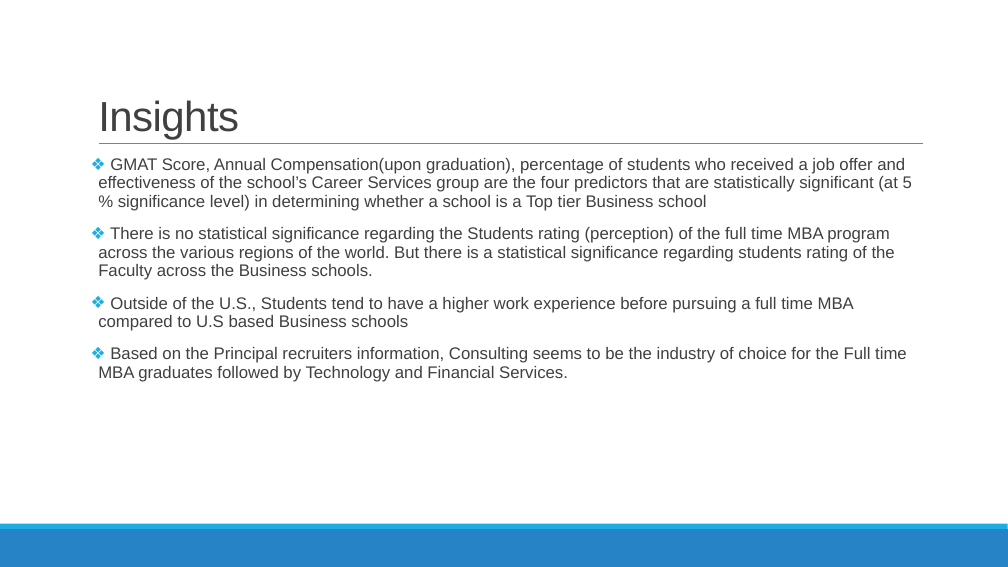
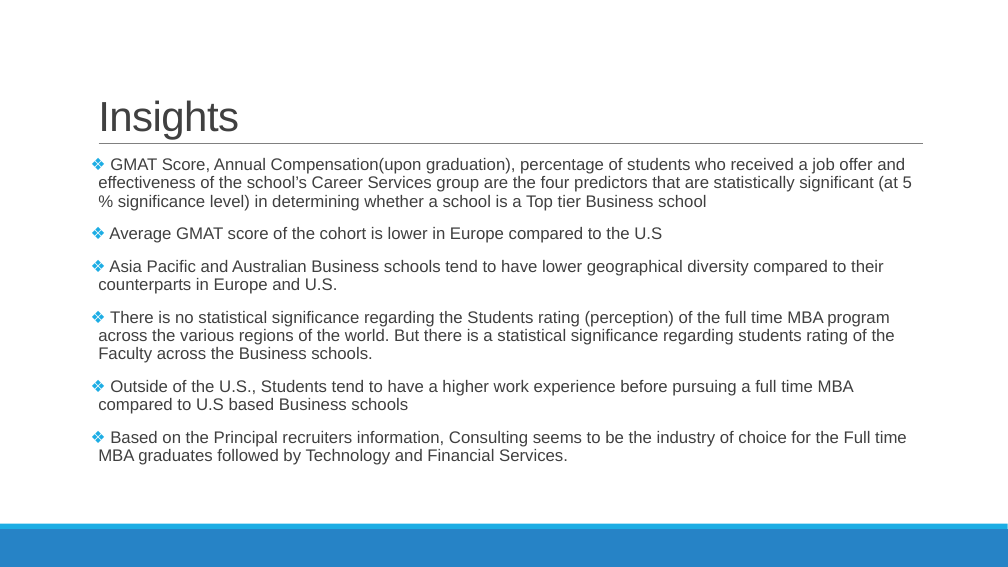
Before and after one commit to nycdatasci/bootcamp006_project, a slide deck: slide 15 of Project3-WebScraping/NandaRajarathinam/Business School Tier Prediction - Logistic Regression.pptx (slide 14 before the commit). Drawn at 1008x567 pixels with LibreOffice and Linux fonts; fonts in the diff are those of the drawing. Boxes give left, top, right and bottom in pixels: in the first picture for what was removed or moved away, otherwise in the second. Text is boxed around its words. In the diff, an @@ line names an element or a change of style, - is before the commit and + after.

```diff
--- a/Project3-WebScraping/NandaRajarathinam/Business School Tier Prediction - Logistic Regression.pptx
+++ b/Project3-WebScraping/NandaRajarathinam/Business School Tier Prediction - Logistic Regression.pptx
@@ text at (98,227,884,294): paragraphs added @@
+❖ Average GMAT score of the cohort is lower in Europe compared to the U.S
+❖ Asia Pacific and Australian Business schools tend to have lower geographical diversity compared to their counterparts in Europe and U.S.
```
Also in this commit, not shown: 1 other slide changed, 1 slide added.
